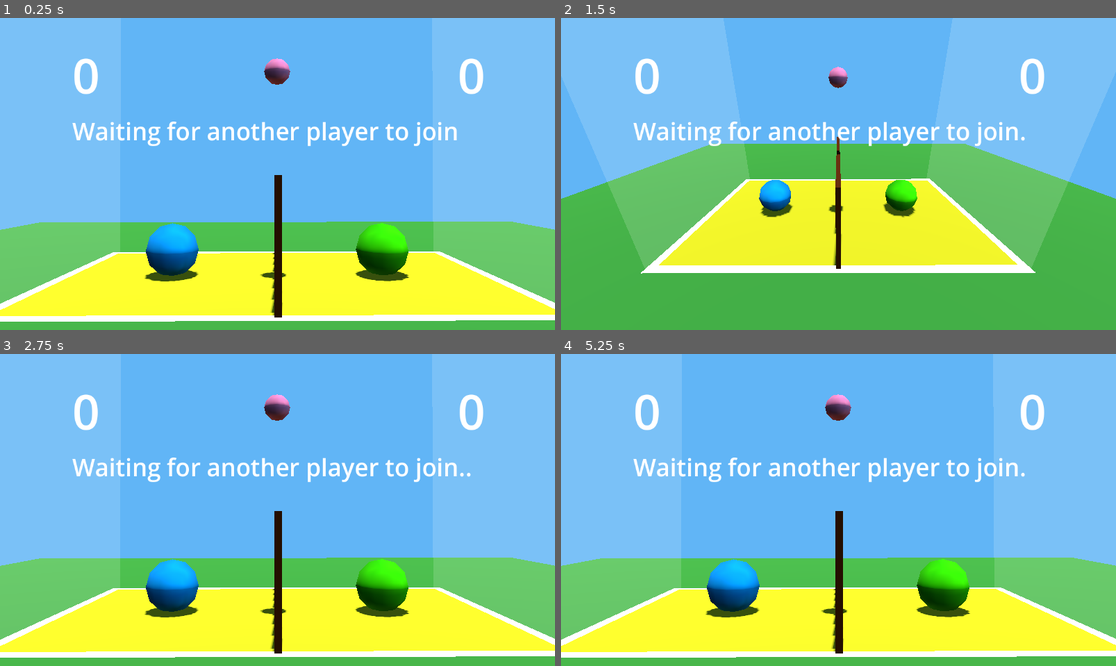
Above: before the commit, frames 1-4 (two rows, left to right).
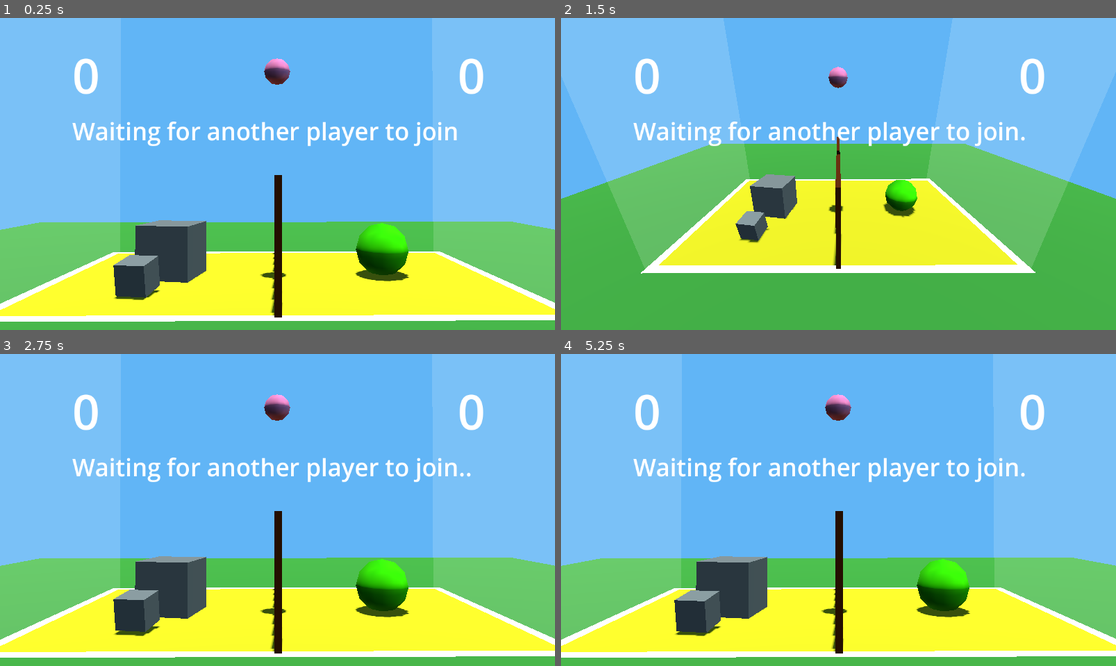
Above: after the commit, the same moments.

Repository: JakubBraz/rust_volleyball
Game: Godot game, scene res://main_scene.tscn
Two runs of this game, one before a commit and one after it. Both use one fixed random seed, a clock stepped at 60 frames per second and the inputs below.
Inputs:
- Up to frame 1 (0.25 s): no input
- Up to frame 2 (1.5 s): hold Right (ui_right) 0.53-1.28 s; tap 1 (my_key_1) at 0.6 s; hold Left (ui_left) from 1.28 s (still down); tap 2 (my_key_2) at 1.35 s
- Up to frame 3 (2.75 s): tap Enter at 2 s; release Left (ui_left) at 2.03 s; hold Right (ui_right) from 2.03 s (still down); tap 3 (my_key_3) at 2.1 s
- Up to frame 4 (5.25 s): tap Space at 2.75, 4.25 s; release Right (ui_right) at 2.78 s; hold Up (ui_up) 2.78-3.53 s; tap 4 (my_key_4) at 2.85 s; tap Enter at 3.5, 5 s; hold Left (ui_left) from 3.53 s (still down); tap 1 (my_key_1) at 3.6 s; tap 2 (my_key_2) at 4.35 s; tap 3 (my_key_3) at 5.1 s

The runs differ from the first frame. In frame 1, 3.1% of the frame differs, in the area x 20-38%, y 64-91%; in frame 2, 1.4%; in frame 3, 3.1%; in frame 4, 3.1%.

Commit message:
playing around godot physics

Diff:
--- a/game/volleyball/main_scene.gd
+++ b/game/volleyball/main_scene.gd
@@ -82,6 +82,9 @@
 			$ball.position = Vector3(ball_fixed_axis, ball_y, ball_x)
 			$player1.position = Vector3(players_fixed_axis, p1_y, p1_x)
 			$player2.position = Vector3(players_fixed_axis, p2_y, p2_x)
+			#$Node3D/StaticBody3D.position = $player2.position
+			#$Node3D.position = $player2.position
+			#$Node3D.global_position = $Node3D.glo
 
 			if score1 >= 10:
 				$game_over.text = "Green won!"
@@ -118,6 +121,16 @@
 		msg[6] = 97
 		msg[7] = 33
 		socket.put_packet(msg)
+		#var force = randf_range(-1.0, 1.0)
+		#$Node3D/RigidBody3D.apply_impulse(Vector3(force, force, force))
+
+		var random_force = Vector3(
+			0,
+			randf_range(-1.0, 1.0),
+			randf_range(-1.0, 1.0)
+		).normalized()
+		var power = 5.0;
+		$Node3D/RigidBody3D.apply_central_impulse(random_force * power)
 
 	if Input.is_action_just_pressed("my_key_1"):
 		print("set camera 1")
@@ -136,3 +149,8 @@
 func _input(_event: InputEvent) -> void:
 	pass
 	#print("ket event: ", event)
+
+
+func _physics_process(_delta):
+	var speed = 1.0
+	$Node3D.global_position = $Node3D.global_position.lerp($player2.position, speed)
--- a/game/volleyball/main_scene.tscn
+++ b/game/volleyball/main_scene.tscn
@@ -45,6 +45,10 @@
 
 [sub_resource type="StandardMaterial3D" id="StandardMaterial3D_66tet"]
 shading_mode = 0
+
+[sub_resource type="BoxShape3D" id="BoxShape3D_2c62f"]
+
+[sub_resource type="BoxShape3D" id="BoxShape3D_gyfs4"]
 
 [node name="Node3D" type="Node3D"]
 script = ExtResource("1_2c62f")
@@ -168,3 +172,38 @@
 offset_bottom = 269.0
 theme_override_font_sizes/font_size = 50
 text = "Waiting for another player to join"
+
+[node name="Node3D" type="Node3D" parent="."]
+transform = Transform3D(0.9848077, 0, -0.17364818, 0, 1, 0, 0.17364818, 0, 0.9848077, 0, 2.0224972, 1.7985489)
+
+[node name="StaticBody3D" type="StaticBody3D" parent="Node3D"]
+
+[node name="CollisionShape3D" type="CollisionShape3D" parent="Node3D/StaticBody3D"]
+shape = SubResource("BoxShape3D_2c62f")
+
+[node name="CSGBox3D" type="CSGBox3D" parent="Node3D/StaticBody3D/CollisionShape3D"]
+
+[node name="Generic6DOFJoint3D" type="Generic6DOFJoint3D" parent="Node3D"]
+node_a = NodePath("../StaticBody3D")
+node_b = NodePath("../RigidBody3D")
+angular_limit_x/enabled = false
+angular_limit_y/enabled = false
+angular_limit_z/enabled = false
+angular_spring_x/enabled = true
+angular_spring_x/stiffness = 100.0
+angular_spring_x/damping = 1.0
+angular_spring_y/enabled = true
+angular_spring_y/stiffness = 100.0
+angular_spring_y/damping = 1.0
+angular_spring_z/enabled = true
+angular_spring_z/stiffness = 100.0
+angular_spring_z/damping = 1.0
+
+[node name="RigidBody3D" type="RigidBody3D" parent="Node3D"]
+transform = Transform3D(1, 0, 0, 0, 1, 0, 0, 0, 1, -1.3712583, 0, 0)
+
+[node name="CollisionShape3D" type="CollisionShape3D" parent="Node3D/RigidBody3D"]
+transform = Transform3D(0.5, 0, 0, 0, 0.5, 0, 0, 0, 0.5, 0, 0, 0)
+shape = SubResource("BoxShape3D_gyfs4")
+
+[node name="CSGBox3D" type="CSGBox3D" parent="Node3D/RigidBody3D/CollisionShape3D"]
--- a/game/volleyball/project.godot
+++ b/game/volleyball/project.godot
@@ -12,7 +12,7 @@
 
 config/name="Volleyball"
 run/main_scene="res://main_scene.tscn"
-config/features=PackedStringArray("4.4", "Mobile")
+config/features=PackedStringArray("4.5", "Mobile")
 config/icon="res://icon.svg"
 
 [display]
@@ -42,6 +42,10 @@
 ]
 }
 
+[physics]
+
+3d/physics_engine="Jolt Physics"
+
 [rendering]
 
 renderer/rendering_method="mobile"
Not shown, changed: game/volleyball/golden_gate_hills_1k.hdr.import
Not shown, changed: game/volleyball/icon.svg.import
Not shown: 1 places in game/volleyball/main_scene.tscn that only renumber resources
